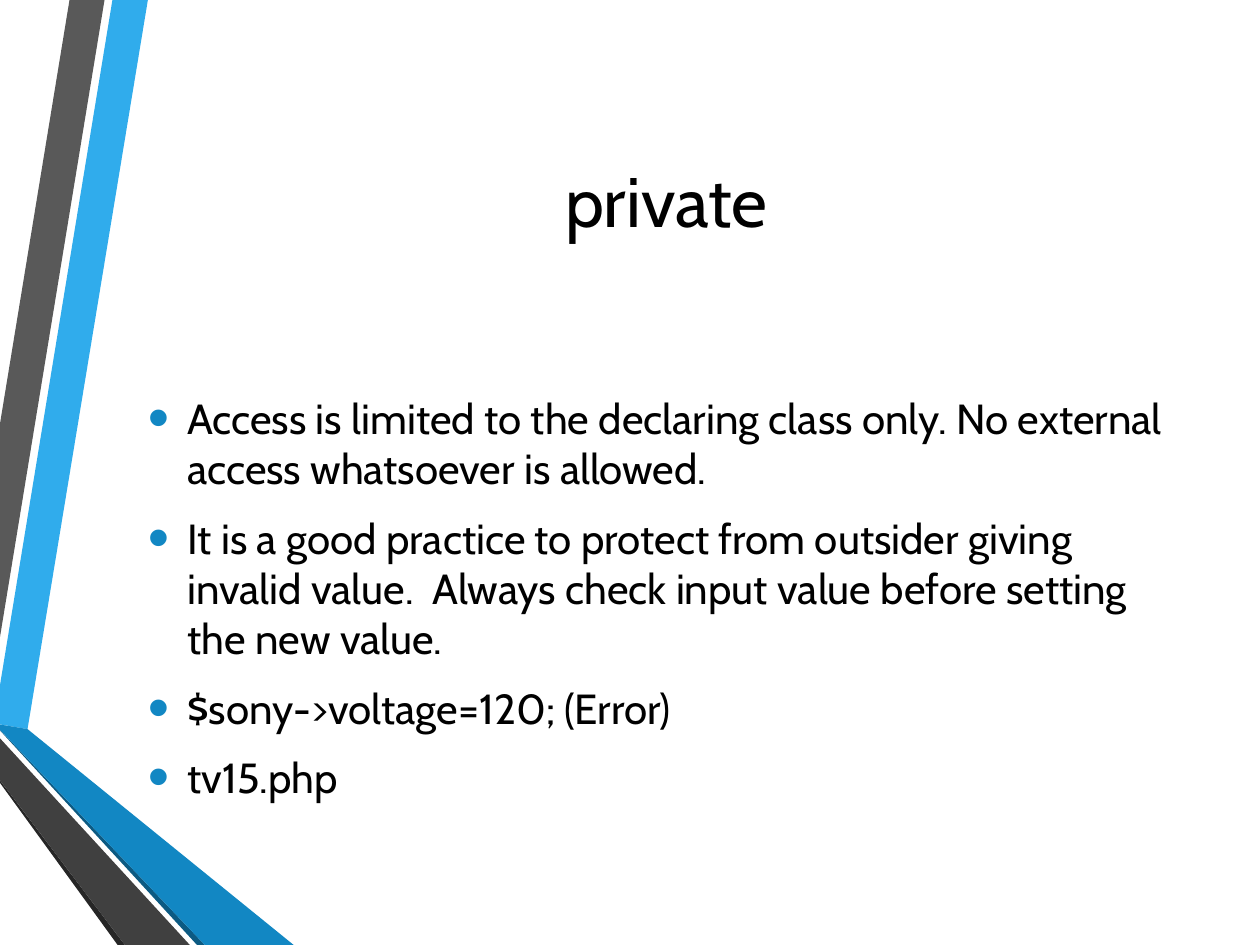
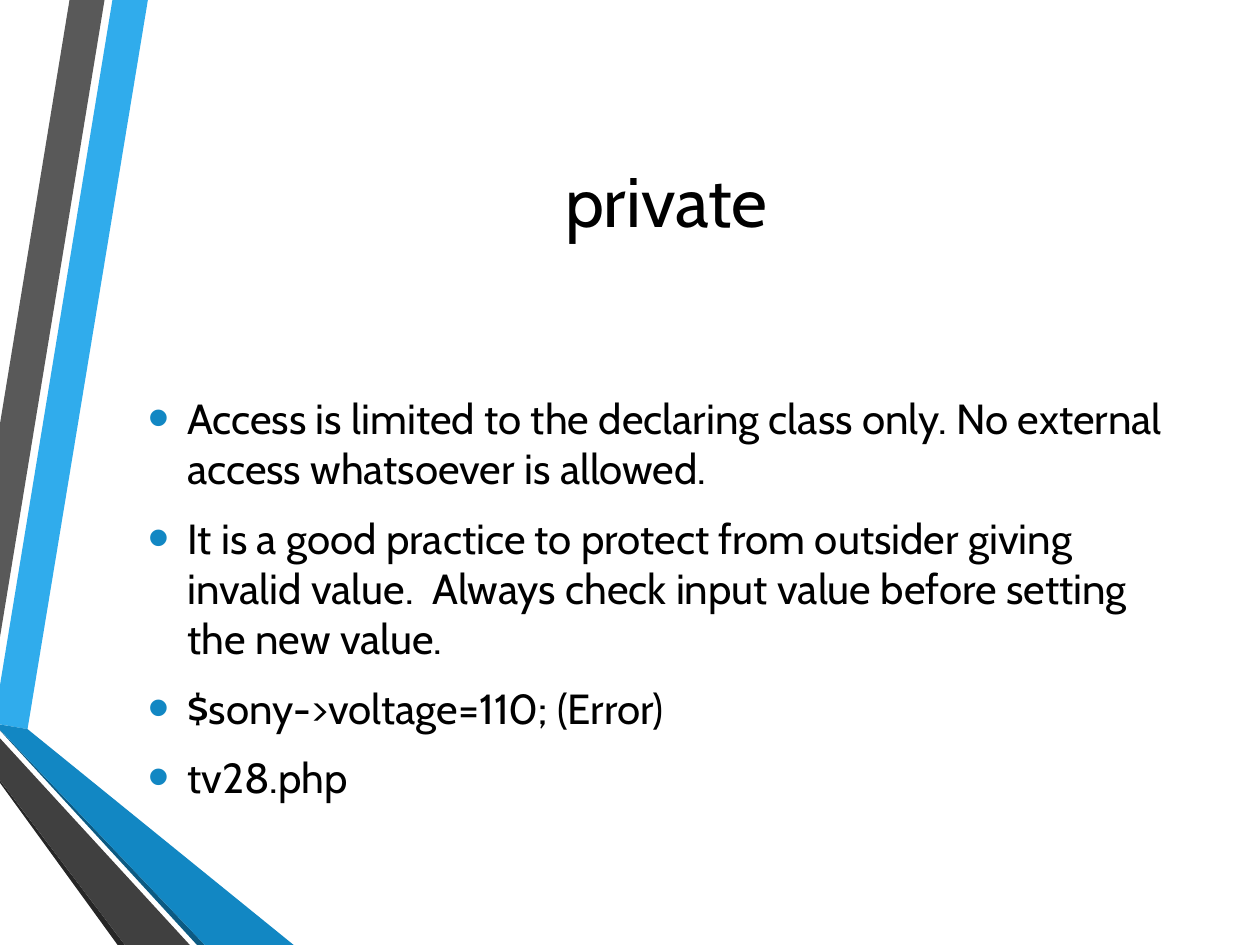
Before and after one commit to hatted/fevaworks-php, a slide deck: slide 25 of php-fw7/lesson7a-tv.pptx (slide 21 before the commit). Drawn at 1260x945 pixels with LibreOffice and Linux fonts; fonts in the diff are those of the drawing; background and template pictures are left out. Boxes give left, top, right and bottom in pixels: in the first picture for what was removed or moved away, otherwise in the second. Text is boxed around its words. In the diff, an @@ line names an element or a change of style, - is before the commit and + after.

```diff
--- a/php-fw7/lesson7a-tv.pptx
+++ b/php-fw7/lesson7a-tv.pptx
@@ text at bbox=[187, 692, 663, 803]: text changed @@
-• $sony->voltage=120; (Error)
-• tv15.php
+• $sony->voltage=110; (Error)
+• tv28.php
```
Also in this commit, not shown: 13 other slides changed, 5 slides added, 2 slides removed, 44 other files.
